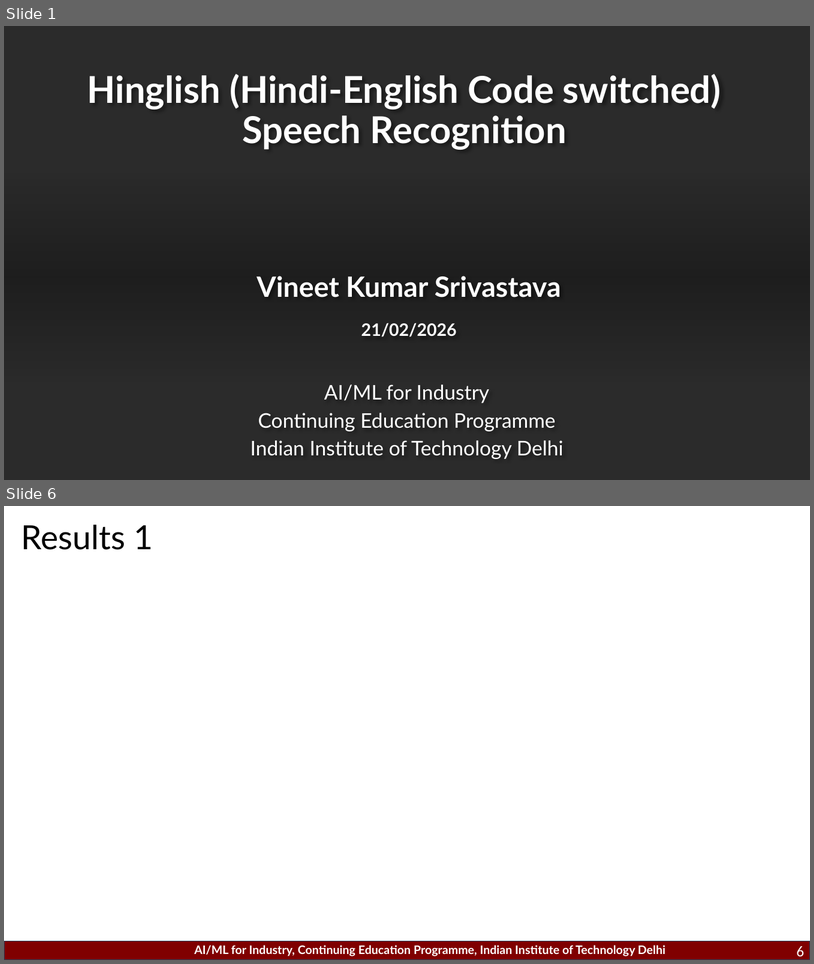
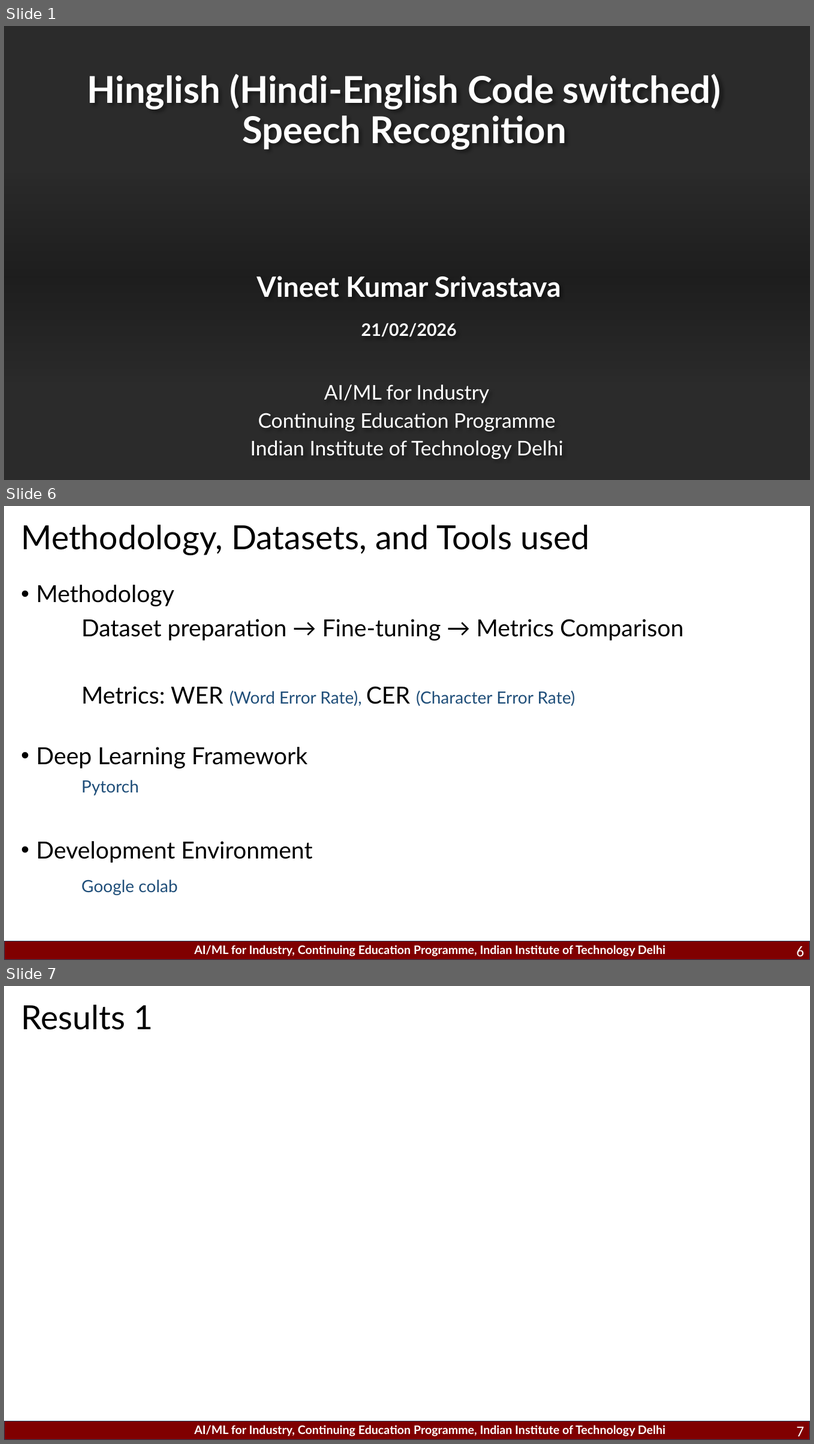
Before and after one commit to vineetdev/ai-ml-concepts-study, a slide deck: Projects/End-Project/PresentationTemplate-VineetSrivastava.pptx. Shown one above the other, each under a label of ours: slides 1 and 6 before the commit, slides 1, 6 and 7 after it; the slides between them are not shown. The pictures are 814x964 and 814x1444 pixels, drawn with LibreOffice and Linux fonts; fonts in the diff are those of the drawing; background and template pictures are left out; a plain dark background stands for a picture behind light text. Boxes give left, top, right and bottom in pixels: in the first picture for what was removed or moved away, otherwise in the second. Text is boxed around its words. In the diff, an @@ line names an element or a change of style, - is before the commit and + after.

```diff
--- a/Projects/End-Project/PresentationTemplate-VineetSrivastava.pptx
+++ b/Projects/End-Project/PresentationTemplate-VineetSrivastava.pptx
@@ slide 6 added at (4,506,810,960), background #FFFFFF; not listed: 2 template elements that a slide beside it also shows @@
@@ title added at (21,525,590,555), 39.6 pt, text #000000 @@
+Methodology, Datasets, and Tools used
@@ text added at (36,585,684,895), 28 pt, text #000000 @@
+• Methodology
+Dataset preparation → Fine-tuning → Metrics Comparison
+Metrics: WER (Word Error Rate), CER (Character Error Rate)
+• Deep Learning Framework
+Pytorch
+• Development Environment
+Google colab
@@ page number added at (797,946,804,960), 18 pt, text #FFFFFF @@
+6
@@ what was slide 6 is now slide 7 @@
@@ page number at (797,1426,804,1440): text changed @@
-6
+7
```
Also in this commit, not shown: 4 slides changed.
